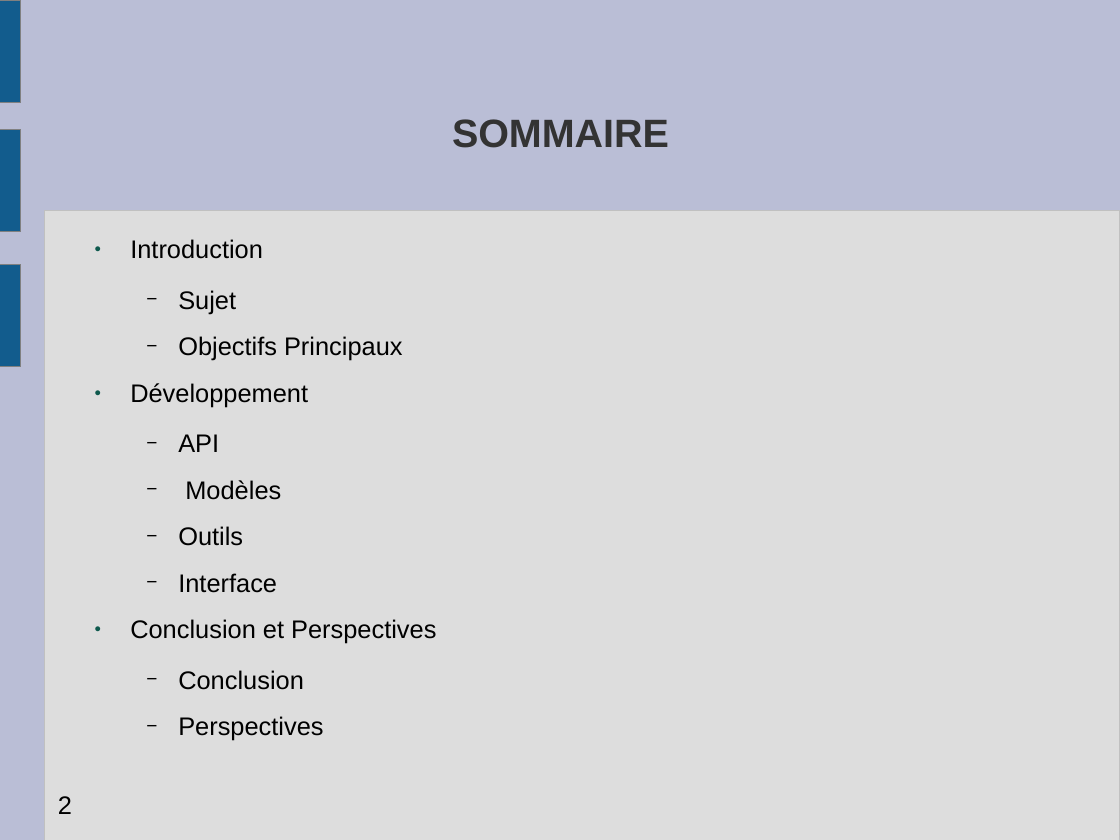
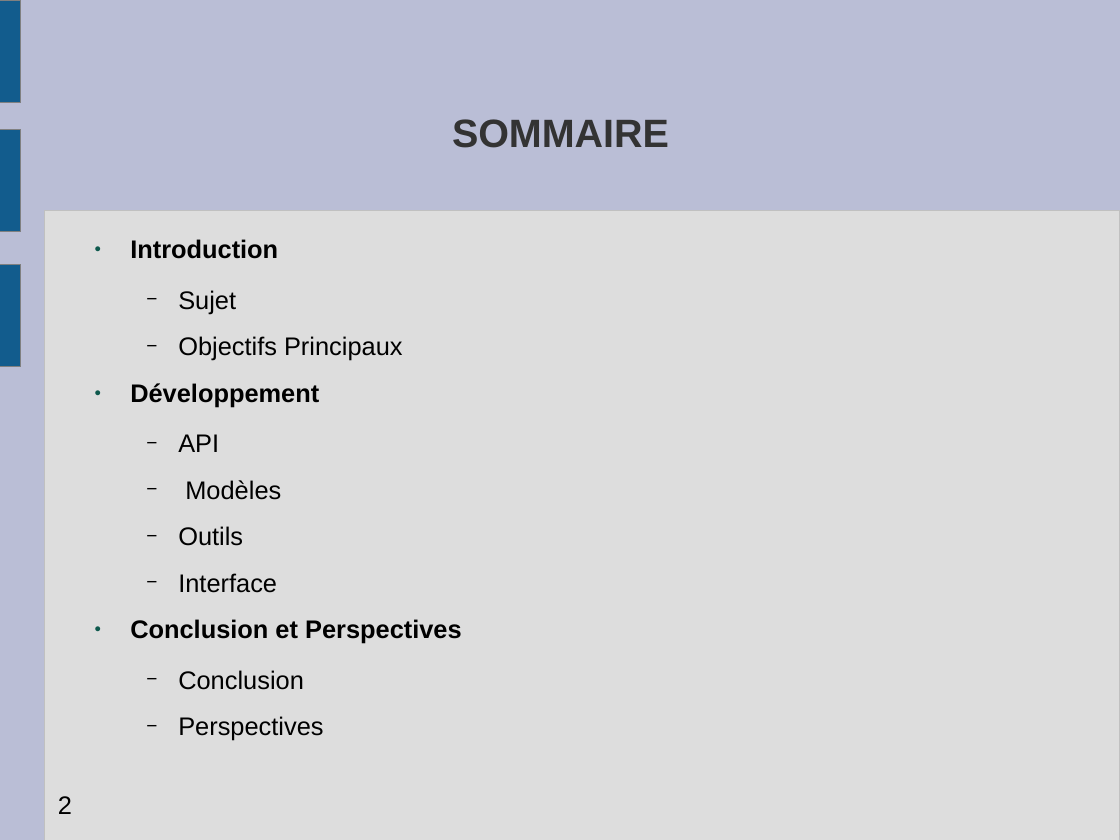
Before and after one commit to slvrgauthier/OpenSculpt, a slide deck: slide 2 of Documentation/Soutenance.odp. Drawn at 1120x840 pixels with LibreOffice and Linux fonts; fonts in the diff are those of the drawing. Boxes give left, top, right and bottom in pixels: in the first picture for what was removed or moved away, otherwise in the second. Text is boxed around its words. In the diff, an @@ line names an element or a change of style, - is before the commit and + after.

```diff
--- a/Documentation/Soutenance.odp
+++ b/Documentation/Soutenance.odp
@@ text at [130,239,462,644]: bold on in "Introduction", "Développement", "Conclusion et Perspectives" @@
```
Also in this commit, not shown: 3 other slides changed, 4 slides added, 3 slides removed, 11 other files.
